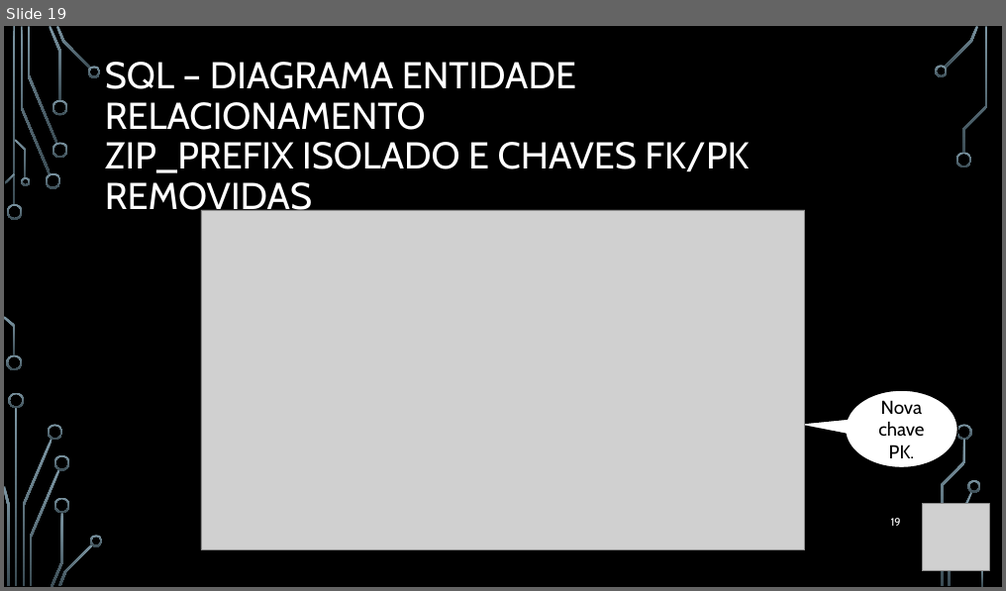
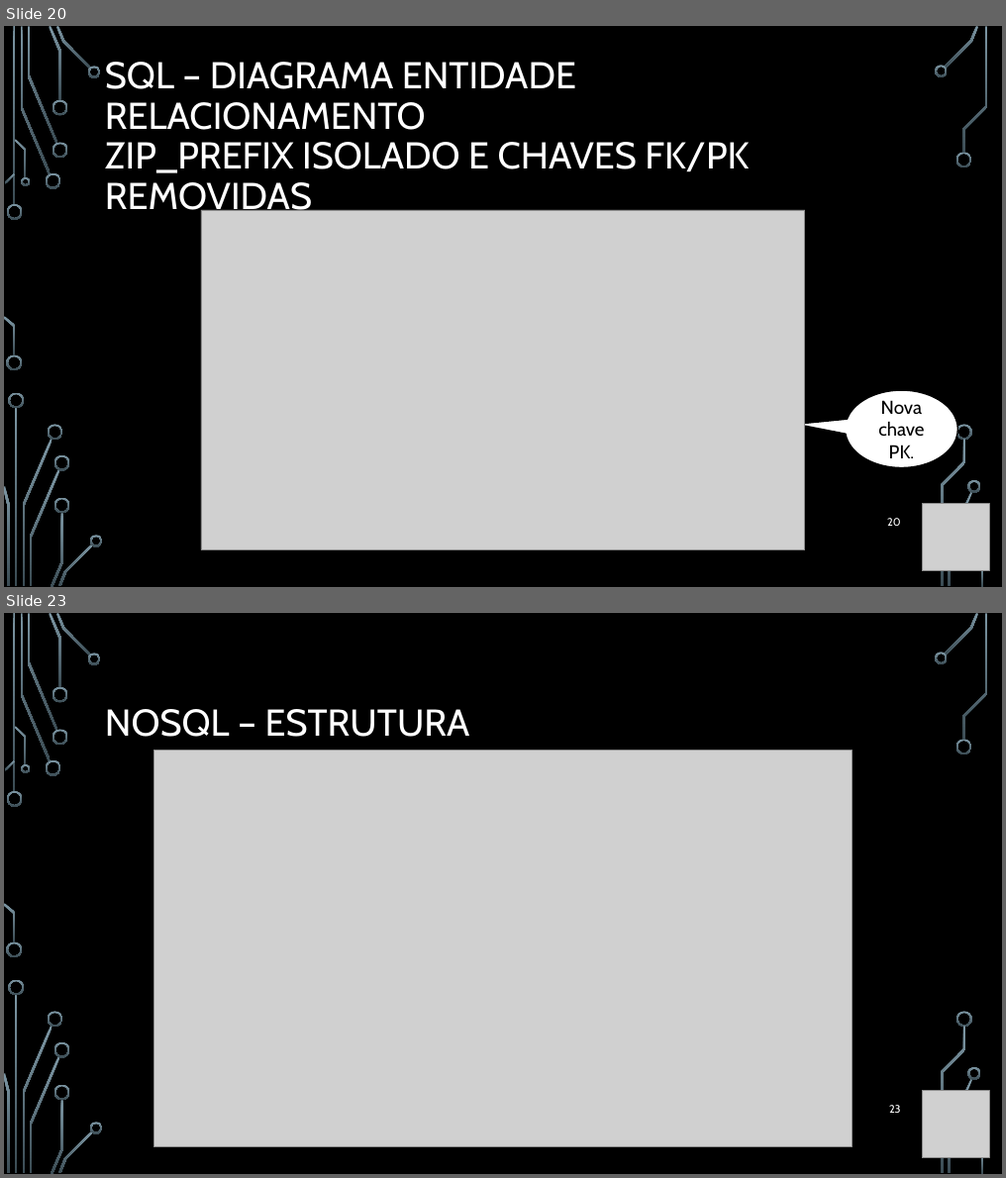
Before and after one commit to WilianCavassin/DataEngineer_Olist, a slide deck: Presentations/Work at olist [Autosaved].pptx. Shown one above the other, each under a label of ours: slide 19 before the commit, slides 20 and 23 after it; the slides between them are not shown. The pictures are 1006x591 and 1006x1178 pixels, drawn with LibreOffice and Linux fonts; fonts in the diff are those of the drawing; grey boxes stand for pictures; background and template pictures are left out. Boxes give left, top, right and bottom in pixels: in the first picture for what was removed or moved away, otherwise in the second. Text is boxed around its words. In the diff, an @@ line names an element or a change of style, - is before the commit and + after.

```diff
--- a/Presentations/Work at olist [Autosaved].pptx
+++ b/Presentations/Work at olist [Autosaved].pptx
@@ slide 23 added at [4,613,1002,1174], background picture (left out); not listed: 36 template elements that a slide beside it also shows @@
@@ title added at [105,709,470,737], 36 pt, text #FFFFFF @@
+NOSQL – ESTRUTURA
@@ picture added at [153,751,852,1148] @@
@@ page number added at [889,1105,901,1113], 10.5 pt, text #FFFFFF @@
+23
@@ picture added at [922,1091,989,1158] @@
@@ what was slide 19 is now slide 20 @@
@@ page number at [887,518,901,526]: text changed @@
-19
+20
```
Also in this commit, not shown: 10 slides changed, 4 other slides added, 3 slides removed, 7 other files.
